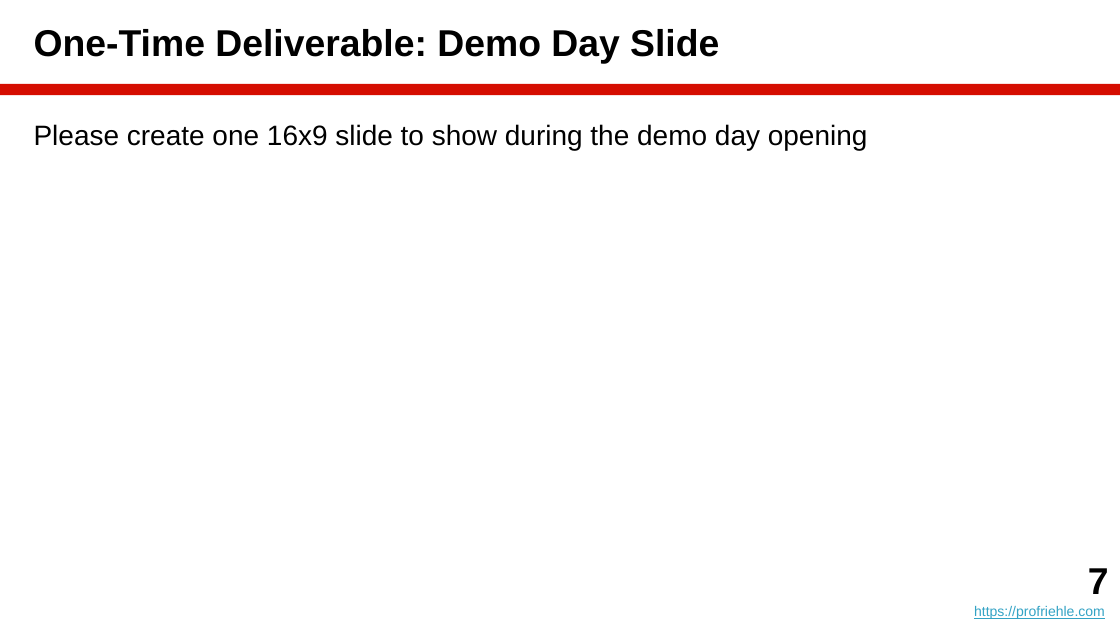
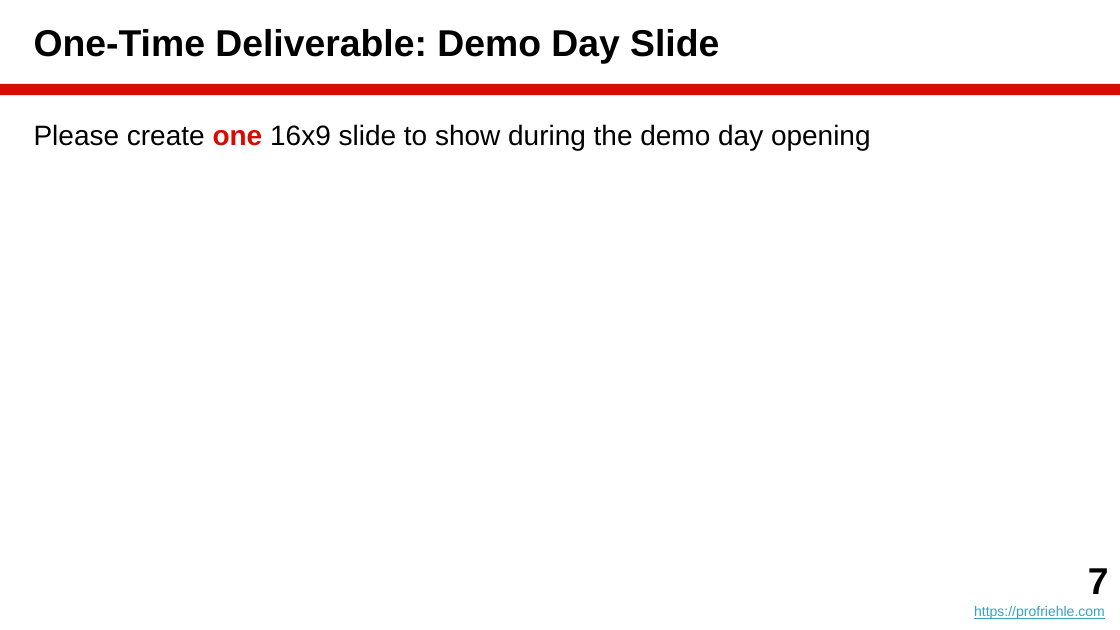
Before and after one commit to dirkriehle/amos-course, a slide deck: slide 7 of Lecture slides/AMOS B07 - Demo Day Preparation.pptx. Drawn at 1120x630 pixels with LibreOffice and Linux fonts; fonts in the diff are those of the drawing. Boxes give left, top, right and bottom in pixels: in the first picture for what was removed or moved away, otherwise in the second. Text is boxed around its words. In the diff, an @@ line names an element or a change of style, - is before the commit and + after.

```diff
--- a/Lecture slides/AMOS B07 - Demo Day Preparation.pptx
+++ b/Lecture slides/AMOS B07 - Demo Day Preparation.pptx
@@ text "Please create one 16x9 slide ..." at [34, 124, 871, 150]: text colour #000000 to #D50D01, bold on in "one" @@
```
Also in this commit, not shown: 2 other slides changed, 2 slides added, 1 slide removed, 14 other files.
